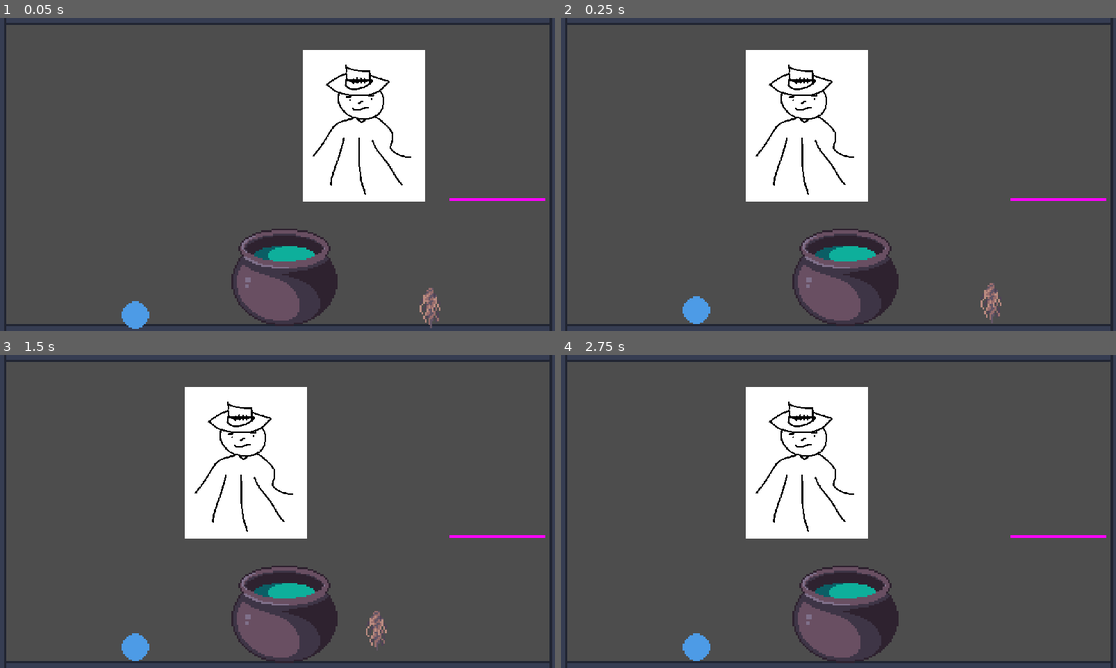
Above: before the commit, frames 1-4 (two rows, left to right).
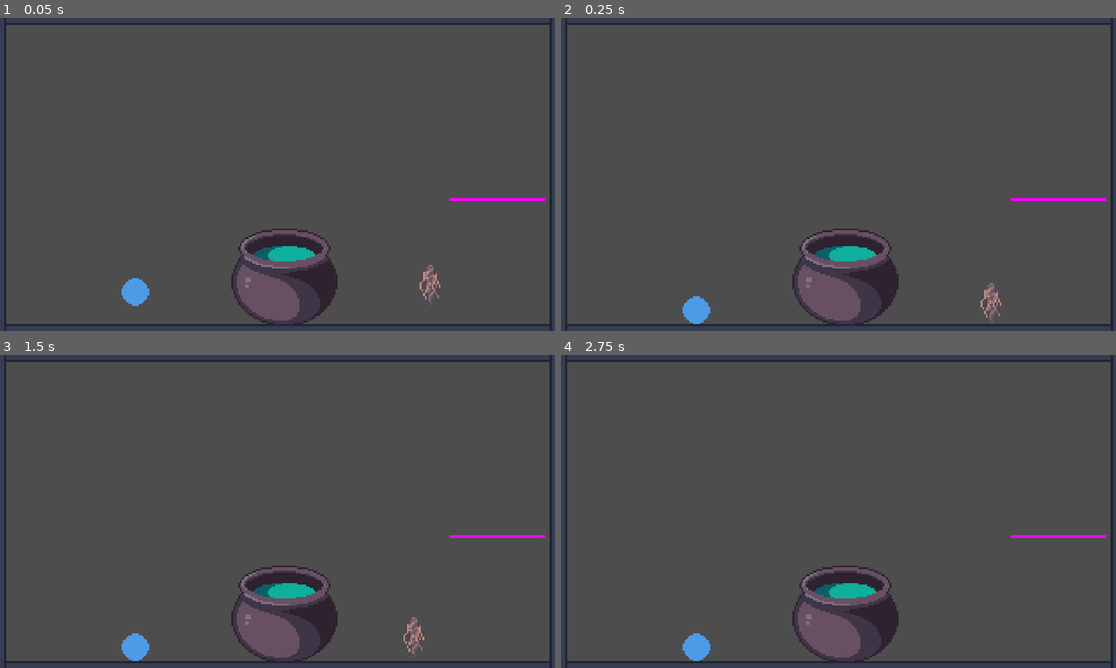
Above: after the commit, the same moments.

Repository: HuskyGameDev/2024s-team3
Game: Godot game, scene res://Scenes/Levels/Main.tscn
The game is run twice, just before and just after one commit, with the same random seed, the same clock (stepped at 60 frames per second) and the same inputs. Before the commit the project starts from res://Scenes/Main.tscn. The engine's default icon, where the game draws it, is replaced by a stand-in: a white triangle on a blue panel in a dark square.
Inputs (mouse positions are in pixels of both pictures, inside the frame that each line leads up to):
- Up to frame 1 (0.05 s): no input
- Up to frame 2 (0.25 s): no input
- Up to frame 3 (1.5 s): tap Enter at 0.5 s; drag from (283, 611) to (499, 520) at 0.52 s; tap Space at 1.25 s; drag from (432, 639) to (283, 611) at 1.27 s
- Up to frame 4 (2.75 s): move the mouse to (694, 646) at 2.02 s; press the mouse at (694, 646) at 2.03 s

The runs differ from the first frame. In frame 1, 12% of the frame differs, in the area x 21-80%, y 10-100%; in frame 2, 11%; in frame 3, 11%; in frame 4, 11%.

Commit message:
Save game at end of day

Diff:
--- a/Scenes/Main.tscn
+++ b/Scenes/Levels/Main.tscn
@@ -115,8 +115,9 @@
 texture = SubResource("PlaceholderTexture2D_c4ekw")
 
 [node name="CustomerSpawner" type="Sprite2D" parent="."]
+visible = false
 position = Vector2(917, 321)
-script = ExtResource("9_jtbro")
+script = ExtResource("7_0icq5")
 
 [connection signal="potion_made" from="Cauldron" to="." method="_on_cauldron_potion_made"]
 [connection signal="body_entered" from="shelfArea" to="." method="_on_shelf_body_entered"]
--- a/Scripts/Singletons/GameTime.gd
+++ b/Scripts/Singletons/GameTime.gd
@@ -1,7 +1,8 @@
 extends Timer
 
-const STORE_OPEN_TIME = 2;
-const STORE_CLOSE_TIME = 4;
+const STORE_OPEN_TIME = 9;
+const STORE_CLOSE_TIME = 17;
+const GAME_TIME_SCALE = 2; # The number of irl seconds per 1 in game hour
 
 signal end_of_day;
 signal start_of_day;
@@ -9,9 +10,6 @@
 var hour:int = 0
 
 func _ready():
-	## If set to 1, 1 minute in game is 1 minute irl
-	## If set to 2, 1 minute in game is 30 sec irl
-	Engine.time_scale = 5;
 	self.connect("timeout", _on_timer_timeout);
 	self.connect("end_of_day", _on_end_of_day);
 	self.connect("start_of_day", _on_start_of_day);
@@ -19,7 +17,7 @@
 
 func _on_timer_timeout():
 	hour = hour + 1;
-	if(hour >= STORE_CLOSE_TIME):
+	if hour >= STORE_CLOSE_TIME:
 		end_of_day.emit();
 
 func _on_end_of_day():
@@ -29,4 +27,4 @@
 func _on_start_of_day():
 	print("Start of day")
 	hour = STORE_OPEN_TIME;
-	self.start(60);
+	self.start(GAME_TIME_SCALE);
--- a/Scripts/Singletons/PlayerData.gd
+++ b/Scripts/Singletons/PlayerData.gd
@@ -6,6 +6,7 @@
 
 func _ready():
 	save = load_game()
+	GameTime.connect("end_of_day", _on_end_of_day);
 
 
 func save_game():
@@ -33,6 +34,9 @@
 
 ################ Event Triggers #################
 
+func _on_end_of_day():
+	save_game();
+
 func _on_potion_made(potion:Potion):
 	if not save.madePotions.has(potion.id):
 		save.madePotions.append(potion.id)
--- a/project.godot
+++ b/project.godot
@@ -11,7 +11,7 @@
 [application]
 
 config/name="Baba Yaga's Bottles"
-run/main_scene="res://Scenes/Main.tscn"
+run/main_scene="res://Scenes/Levels/Main.tscn"
 config/features=PackedStringArray("4.2", "Forward Plus")
 config/icon="res://Assets/Sprites/icon.svg"
 
@@ -38,6 +38,11 @@
 "events": [Object(InputEventMouseButton,"resource_local_to_scene":false,"resource_name":"","device":-1,"window_id":0,"a …(253 unchanged characters)…
 ]
 }
+escape={
+"deadzone": 0.5,
+"events": [Object(InputEventKey,"resource_local_to_scene":false,"resource_name":"","device":-1,"window_id":0,"alt_pressed":false,"shift_pressed":false,"ctrl_pressed":false,"meta_pressed":false,"pressed":false,"keycode":0,"physical_keycode":4194305,"key_label":0,"unicode":0,"echo":false,"script":null)
+]
+}
 
 [physics]
 
Not shown: 6 places in Scenes/Levels/Main.tscn that only renumber resources
